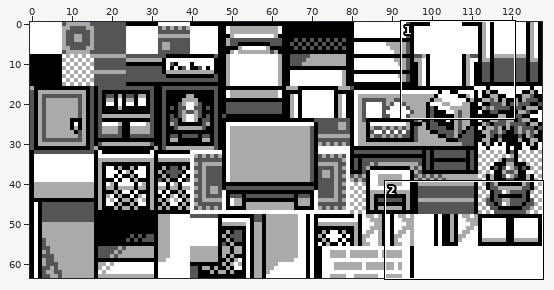
One commit to this sprite sheet: gfx/tilesets/celadon_mansion.png. The first picture is a wide view before the edit; the outline marks the close-up.
Close-up. Old version:
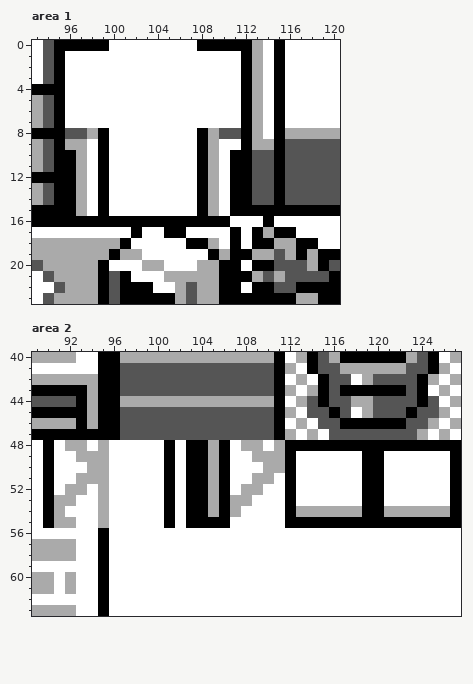
The file is 128x64 pixels. Shown: area 1: x 93..120, y 0..23; area 2: x 89..127, y 40..63. The commit also changed other parts of the picture, which this record leaves out.
New version:
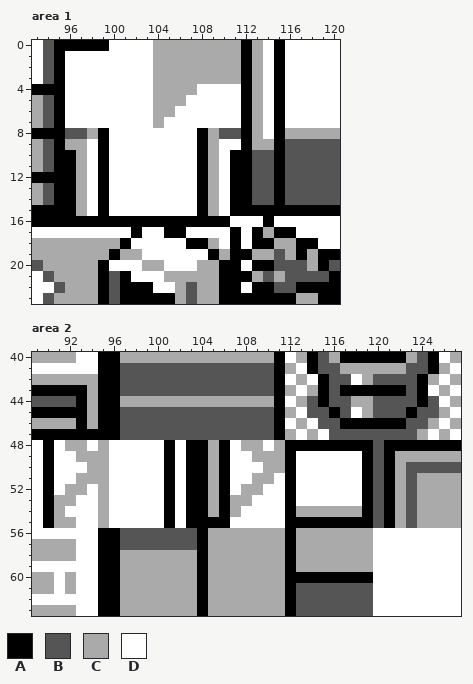
Palette (. is transparent): A #000000  B #555555  C #aaaaaa  D #ffffff
Diff:
--- area 1
@@ x 102..113 @@
- 0 DDDDDDAAAAAC
- 1 DDDDDDDDDDAC
- 2 DDDDDDDDDDAC
- 3 DDDDDDDDDDAC
- 4 DDDDDDDDDDAC
- 5 DDDDDDDDDDAC
- 6 DDDDDDDDDDAC
- 7 DDDDDDDDDDAC
+ 0 DDCCCCCCCCAC
+ 1 DDCCCCCCCCAC
+ 2 DDCCCCCCCCAC
+ 3 DDCCCCCCCCAC
+ 4 DDCCCCDDDDAC
+ 5 DDCCCDDDDDAC
+ 6 DDCCDDDDDDAC
+ 7 DDCDDDDDDDAC
  8 DDDDDDACBBAC
--- area 2
@@ x 89..127 @@
 47 AAAAAAAABBBBBBBBBBBBBBACDCDBBBBBBBBCDCD
-48 DADCCDCDDDDDADAACADCCDCAAAAAAAAAAAAAAAA
-49 DADDCCCDDDDDADAACADDCCCADDDDDDAADDDDDDA
-50 DADDDCCDDDDDADAACADDDCCADDDDDDAADDDDDDA
-51 DADDCCCDDDDDADAACADDCCDADDDDDDAADDDDDDA
-52 DADCCDCDDDDDADAACADCCDDADDDDDDAADDDDDDA
-53 DACCDDCDDDDDADAACACCDDDADDDDDDAADDDDDDA
-54 DACDDDCDDDDDADAACACDDDDACCCCCCAACCCCCCA
-55 DACCDDCDDDDDADAAAADDDDDAAAAAAAAAAAAAAAA
-56 DDDDDDADDDDDDDDDDDDDDDDDDDDDDDDDDDDDDDD
-57 CCCCDDADDDDDDDDDDDDDDDDDDDDDDDDDDDDDDDD
-58 CCCCDDADDDDDDDDDDDDDDDDDDDDDDDDDDDDDDDD
-59 DDDDDDADDDDDDDDDDDDDDDDDDDDDDDDDDDDDDDD
-60 CCDCDDADDDDDDDDDDDDDDDDDDDDDDDDDDDDDDDD
-61 CCDCDDADDDDDDDDDDDDDDDDDDDDDDDDDDDDDDDD
-62 DDDDDDADDDDDDDDDDDDDDDDDDDDDDDDDDDDDDDD
-63 CCCCDDADDDDDDDDDDDDDDDDDDDDDDDDDDDDDDDD
+48 DADCCDCDDDDDADAACADCCDCAAAAAAAABAAAAAAA
+49 DADDCCCDDDDDADAACADDCCCADDDDDDABACCCCCC
+50 DADDDCCDDDDDADAACADDDCCADDDDDDABACBBBBB
+51 DADDCCCDDDDDADAACADDCCDADDDDDDABACBCCCC
+52 DADCCDCDDDDDADAACADCCDDADDDDDDABACBCCCC
+53 DACCDDCDDDDDADAACACCDDDADDDDDDABACBCCCC
+54 DACDDDCDDDDDADAACACDDDDACCCCCCABACBCCCC
+55 DACCDDCDDDDDADAAAADDDDDAAAAAAAABACBCCCC
+56 DDDDDDAABBBBBBBACCCCCCCACCCCCCCDDDDDDDD
+57 CCCCDDAABBBBBBBACCCCCCCACCCCCCCDDDDDDDD
+58 CCCCDDAACCCCCCCACCCCCCCACCCCCCCDDDDDDDD
+59 DDDDDDAACCCCCCCACCCCCCCACCCCCCCDDDDDDDD
+60 CCDCDDAACCCCCCCACCCCCCCAAAAAAAADDDDDDDD
+61 CCDCDDAACCCCCCCACCCCCCCABBBBBBBDDDDDDDD
+62 DDDDDDAACCCCCCCACCCCCCCABBBBBBBDDDDDDDD
+63 CCCCDDAACCCCCCCACCCCCCCABBBBBBBDDDDDDDD
Boxes around the changes in both close-ups, in picture pixels (x1, y1, x2, y2):
changed: (153, 40, 241, 128)
changed: (109, 440, 461, 616)
